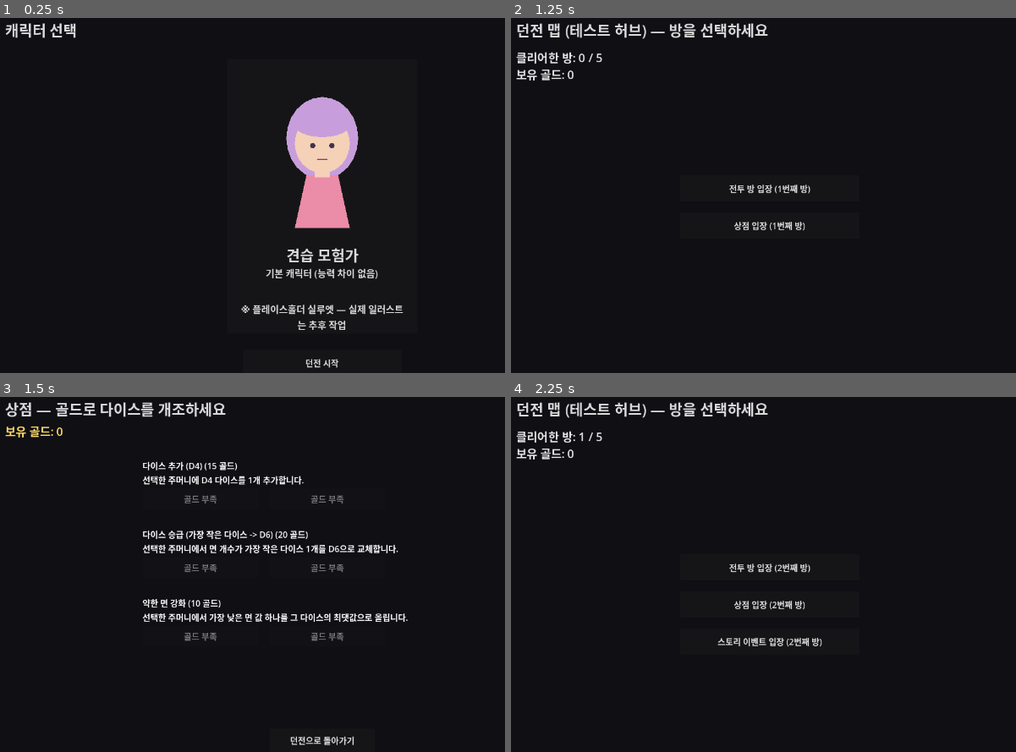
Above: before the commit, frames 1-4 (two rows, left to right).
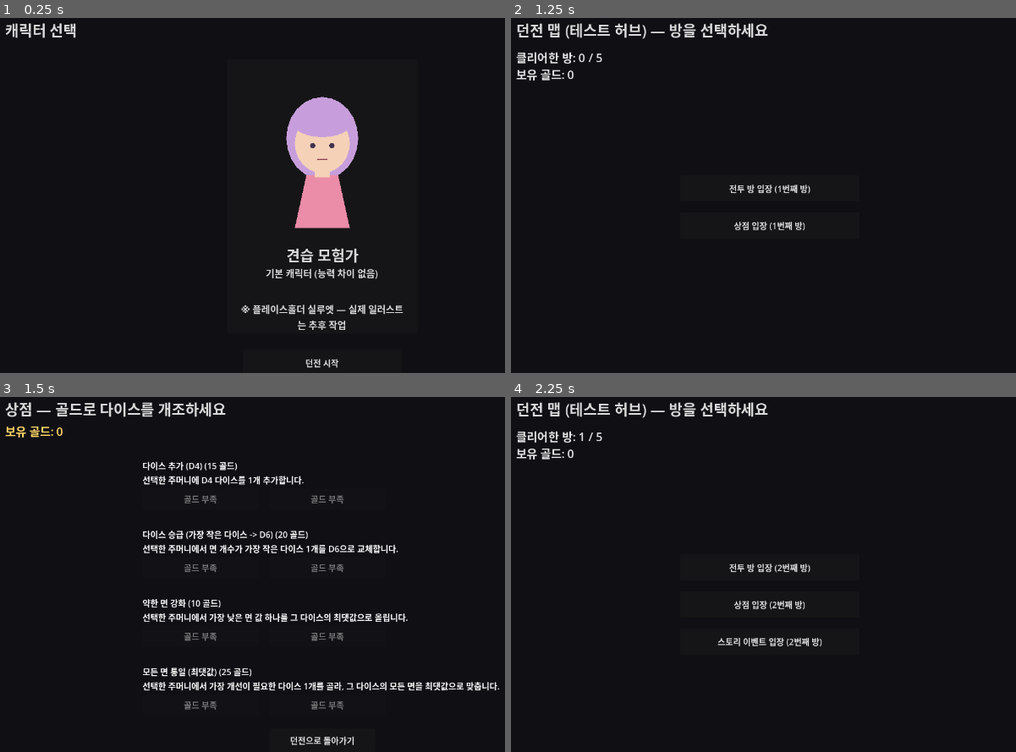
Above: after the commit, the same moments.

Repository: YGseok/ProjectD
Game: Godot game, scene res://code/scenes/character_select.tscn
Same seed, same stepped clock (60 frames per second), same inputs: the game is played once before the commit and once after it.
Inputs:
- Up to frame 1 (0.25 s): no input
- Up to frame 2 (1.25 s): click "던전 시작" at 0.5 s
- Up to frame 3 (1.5 s): click "상점 입장 (1번째 방)" at 1.25 s
- Up to frame 4 (2.25 s): click "던전으로 돌아가기" at 2 s

Frames 1-2 are identical in both runs. In frame 3, 1.3% of the frame differs, in the area x 28-99%, y 76-89%; in frame 4, nothing differs.

Commit message:
feat: 다이스 개조 아이템에 "모든 면 통일" 추가
DESIGN.md 빌드업 예시("모든 면을 6으로 만들기")가 지금까지 구현 안 돼 있었음.
DiceItemPool에 uniform_faces 아이템 추가 (가장 개선 필요한 다이스 1개의 모든
면을 최댓값으로 통일, boost_weak_face의 상위 호환). 상점 가격 25골드 추가,
dice_test.gd에 검증 케이스 추가. QA로 상점/보상 화면 표시 및 실제 구매 동작
확인.

Co-Authored-By: Claude Sonnet 5 <noreply@anthropic.com>

Diff:
--- a/code/scenes/dice_test.gd
+++ b/code/scenes/dice_test.gd
@@ -132,4 +132,10 @@
 	ok = boost_ok and ok
 	lines.append("  apply(boost_weak_face): min=%d (기대 4) -> %s" % [boost_bag.min_possible(), "OK" if boost_ok else "FAIL"])
 
+	var uniform_bag := DiceBag.new(4, 3)
+	DiceItemPool.apply({"kind": "uniform_faces"}, uniform_bag)
+	var uniform_ok := uniform_bag.min_possible() == 6  # 다이스 0의 모든 면이 최댓값(4)으로 맞춰짐 -> 4+1+1
+	ok = uniform_ok and ok
+	lines.append("  apply(uniform_faces): min=%d (기대 6) -> %s" % [uniform_bag.min_possible(), "OK" if uniform_ok else "FAIL"])
+
 	return ok
--- a/code/scenes/shop.gd
+++ b/code/scenes/shop.gd
@@ -13,6 +13,7 @@
 	"add_die": 15,
 	"upgrade_die": 20,
 	"boost_weak_face": 10,
+	"uniform_faces": 25,
 }
 
 @onready var gold_label: Label = $GoldLabel
--- a/code/systems/dice_item_pool.gd
+++ b/code/systems/dice_item_pool.gd
@@ -27,6 +27,11 @@
 		"description": "선택한 주머니에서 가장 낮은 면 값 하나를 그 다이스의 최댓값으로 올립니다.",
 		"kind": "boost_weak_face",
 	},
+	{
+		"name": "모든 면 통일 (최댓값)",
+		"description": "선택한 주머니에서 가장 개선이 필요한 다이스 1개를 골라, 그 다이스의 모든 면을 최댓값으로 맞춥니다.",
+		"kind": "uniform_faces",
+	},
 ]
 
 
@@ -47,6 +52,8 @@
 				bag.replace_die(idx, item["new_sides"])
 		"boost_weak_face":
 			_boost_weakest_face(bag)
+		"uniform_faces":
+			_uniformize_worst_die(bag)
 
 
 static func _find_smallest_die(bag: DiceBag) -> int:
@@ -77,3 +84,25 @@
 	for v in faces:
 		max_val = max(max_val, v)
 	bag.set_face_value(best_die, best_face, max_val)
+
+
+## DESIGN.md 빌드업 예시("모든 면을 6으로 만들기")를 구현한다. _boost_weakest_face와
+## 같은 방식(가장 낮은 면 값 하나를 기준)으로 "가장 개선이 필요한 다이스"를 고른 뒤,
+## 그 다이스의 모든 면을 자신의 최댓값으로 맞춰 균일화한다.
+static func _uniformize_worst_die(bag: DiceBag) -> void:
+	var best_die := -1
+	var best_value := 999999
+	for di in bag.dice.size():
+		var faces: PackedInt32Array = bag.dice[di]
+		for fi in faces.size():
+			if faces[fi] < best_value:
+				best_value = faces[fi]
+				best_die = di
+	if best_die < 0:
+		return
+	var faces: PackedInt32Array = bag.dice[best_die]
+	var max_val: int = faces[0]
+	for v in faces:
+		max_val = max(max_val, v)
+	for fi in faces.size():
+		bag.set_face_value(best_die, fi, max_val)
Not shown, changed: docs/STATUS.md
